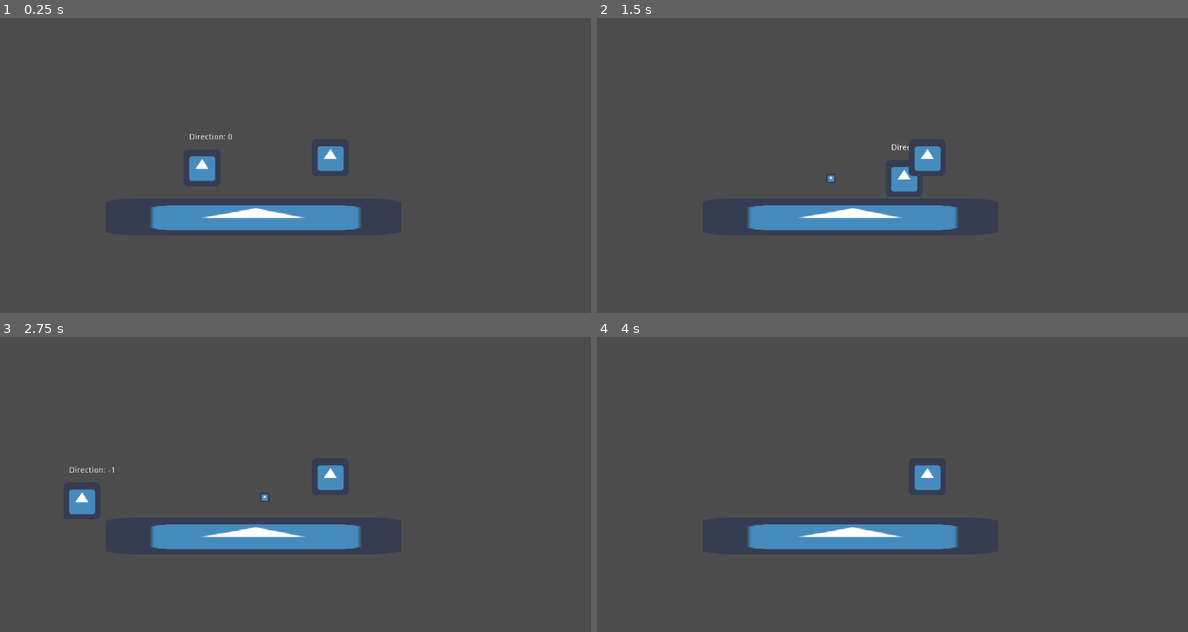
Above: before the commit, frames 1-4 (two rows, left to right).
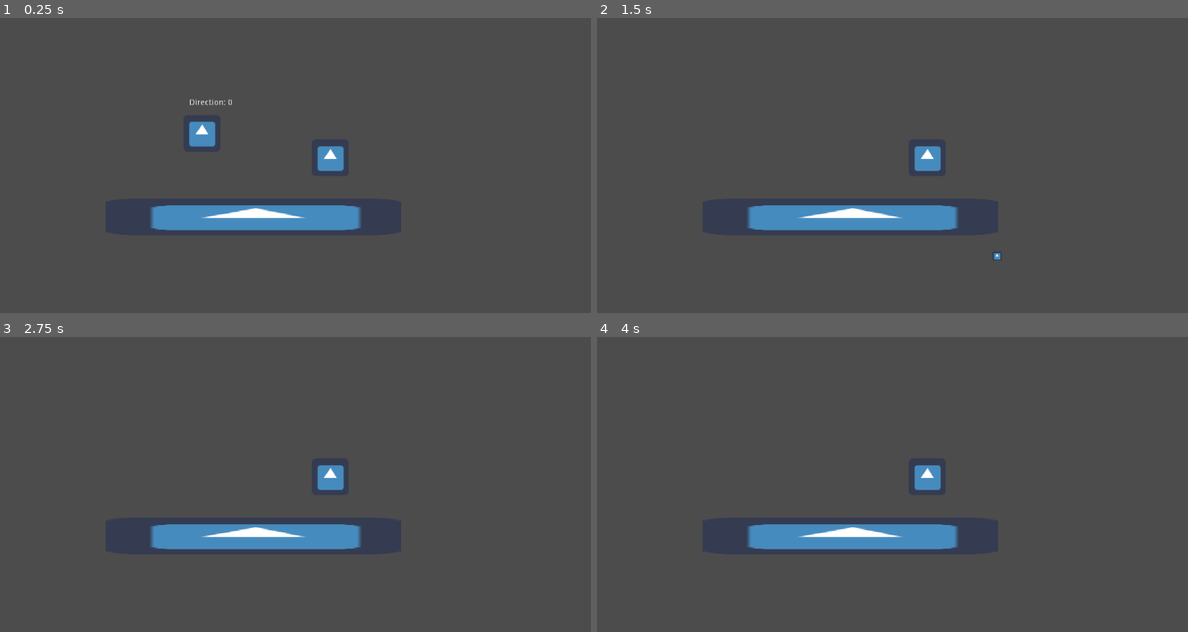
Above: after the commit, the same moments.

Repository: ValorZard/Climb-of-Destiny
Game: Godot game, scene res://Main.tscn
The game is run twice, just before and just after one commit, with the same random seed, the same clock (stepped at 60 frames per second) and the same inputs. The engine's default icon, where the game draws it, is replaced by a stand-in: a white triangle on a blue panel in a dark square.
Inputs (mouse positions are in pixels of both pictures, inside the frame that each line leads up to):
- Up to frame 1 (0.25 s): no input
- Up to frame 2 (1.5 s): move the mouse to (1022, 124) at 0.52 s; press the mouse at (1022, 124) at 0.53 s; hold D (walk_right) from 0.53 s (still down); tap Space (jump) at 0.77 s; move the mouse to (774, 156) at 1.27 s; release the mouse at (774, 156) at 1.28 s; click (774, 156) at 1.35 s
- Up to frame 3 (2.75 s): tap Space (jump) at 1.52 s; move the mouse to (354, 384) at 2.02 s; release D (walk_right) at 2.03 s; press the mouse at (354, 384) at 2.03 s; hold A (walk_left) from 2.03 s (still down)
- Up to frame 4 (4 s): move the mouse to (862, 528) at 2.77 s; release A (walk_left) at 2.78 s; release the mouse at (862, 528) at 2.78 s; hold D (walk_right) from 2.78 s (still down); click (862, 528) at 2.85 s; tap Space (jump) at 3.02, 3.77 s; move the mouse to (1069, 511) at 3.52 s; press the mouse at (1069, 511) at 3.53 s

The runs differ from the first frame. In frame 1, 0.9% of the frame differs, in the area x 32-40%, y 27-56%; in frame 2, 0.4%; in frame 3, 0.5%; in frame 4, nothing differs.

Commit message:
fixed jump

Diff:
--- a/Player/Player.gd
+++ b/Player/Player.gd
@@ -7,7 +7,7 @@
 
 export var speed : float = 600
 export var jump_speed : float = -1000
-export var gravity : float = 100
+export var gravity : float = 70
 export var friction : float = 0.1
 export var acceleration : float = 0.25
 
@@ -53,8 +53,8 @@
 
 func set_movement(delta):
 	set_horizontal_movement()
+	set_vertical_movement(delta)
 	do_jump()
-	set_vertical_movement(delta)
 
 	velocity = move_and_slide(velocity, Vector2.UP)
 
